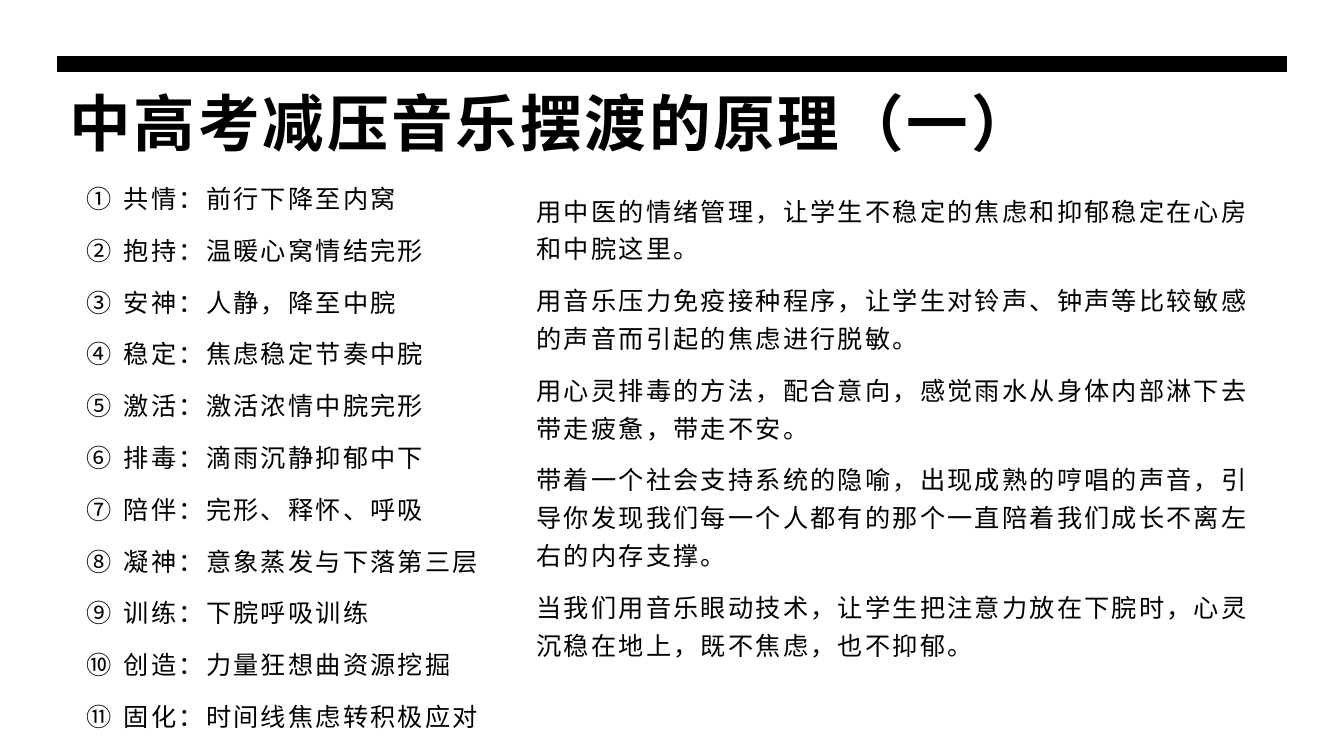
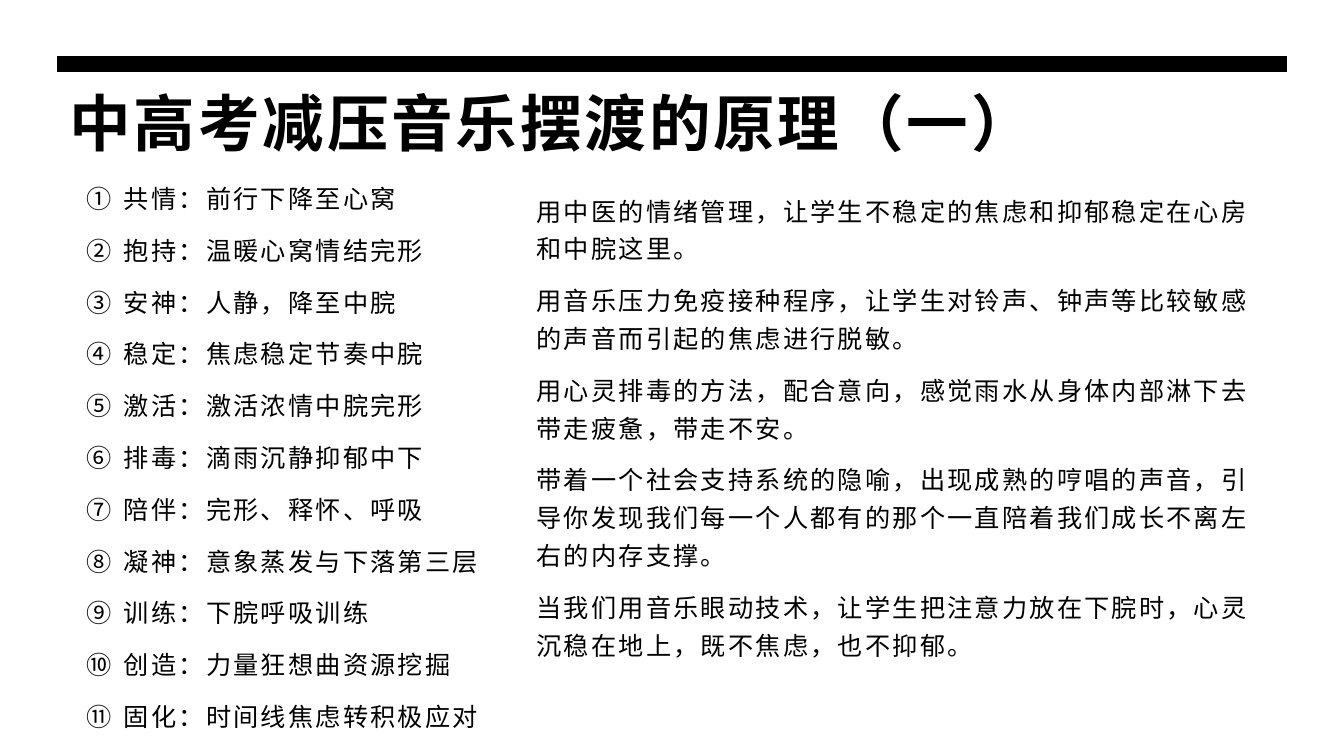
Before and after one commit to panxibei/writing, a slide deck: slide 14 of 44_心理学/30_浥尘伙伴社团原创：中高考音乐减压心理训练/PPT制作素材/浥尘伙伴社团：中高考音乐减压心理训练.pptx. Drawn at 1344x756 pixels with LibreOffice and Linux fonts; fonts in the diff are those of the drawing. Boxes give left, top, right and bottom in pixels: in the first picture for what was removed or moved away, otherwise in the second. Text is boxed around its words. In the diff, an @@ line names an element or a change of style, - is before the commit and + after.

```diff
--- a/44_心理学/30_浥尘伙伴社团原创：中高考音乐减压心理训练/PPT制作素材/浥尘伙伴社团：中高考音乐减压心理训练.pptx
+++ b/44_心理学/30_浥尘伙伴社团原创：中高考音乐减压心理训练/PPT制作素材/浥尘伙伴社团：中高考音乐减压心理训练.pptx
@@ text at bbox=[124, 186, 396, 210]: text changed @@
-1. 共情：前行下降至内窝
+1. 共情：前行下降至心窝
```
Also in this commit, not shown: 1 other slide changed.
